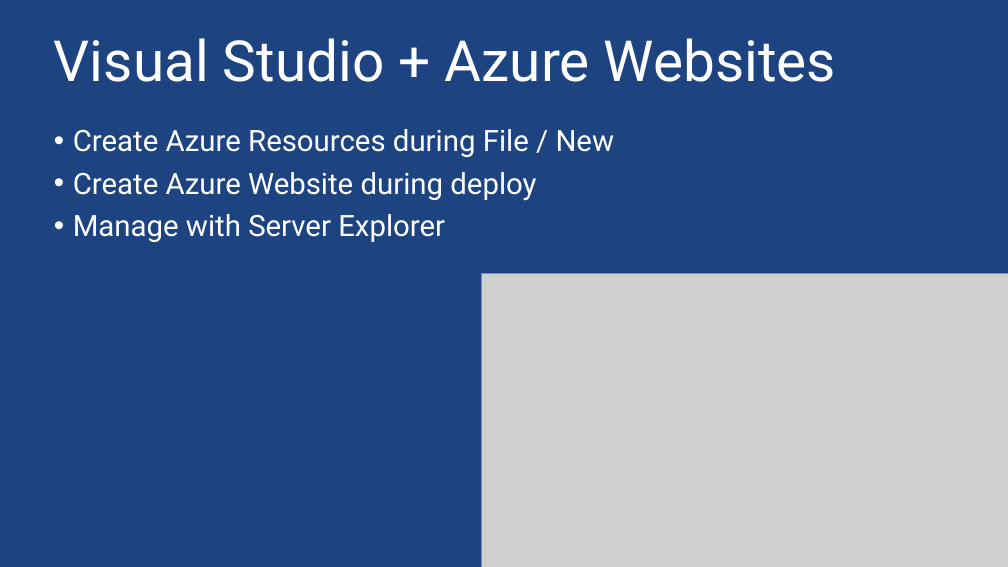
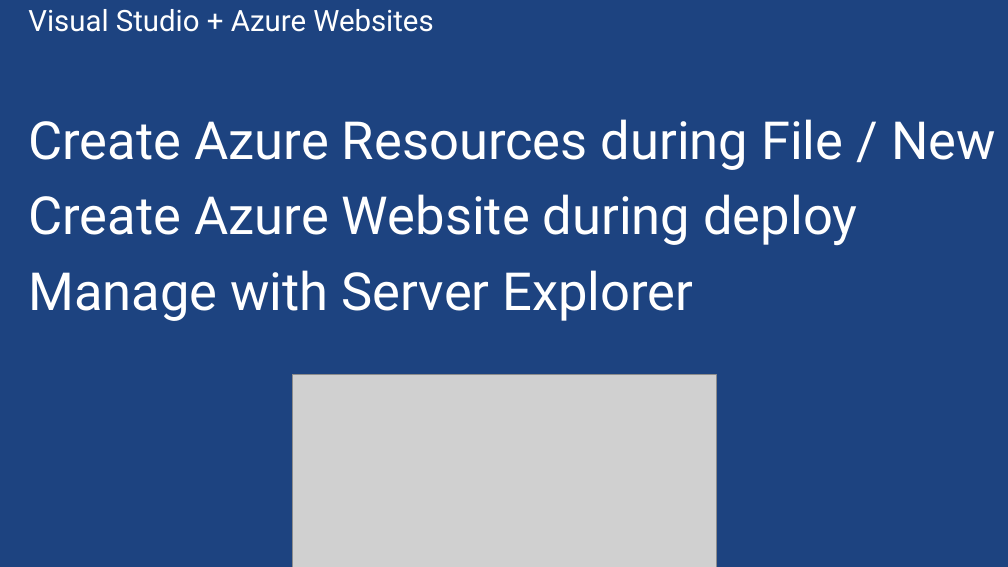
Before and after one commit to sack212/BasicAzureCamp, a slide deck: slide 7 of Web/Web.pptx. Drawn at 1008x567 pixels with LibreOffice and Linux fonts; fonts in the diff are those of the drawing; grey boxes stand for pictures; background and template pictures are left out. Boxes give left, top, right and bottom in pixels: in the first picture for what was removed or moved away, otherwise in the second. Text is boxed around its words. In the diff, an @@ line names an element or a change of style, - is before the commit and + after.

```diff
--- a/Web/Web.pptx
+++ b/Web/Web.pptx
@@ text "Create Azure Resources during File ...": place and size @@
-text "Create Azure Resources during File ..." at <box>73,129,615,242</box>
+text "Create Azure Resources during File ..." at <box>28,119,996,321</box>
@@ text "Create Azure Resources during File ..." at <box>28,119,996,321</box>: size 28 to 50 pt; bullet • to none; more space between paragraphs; vertical alignment top to middle @@
@@ title "Visual Studio + Azure Websites": place and size @@
-title "Visual Studio + Azure Websites" at <box>54,38,836,82</box>
+title "Visual Studio + Azure Websites" at <box>28,9,433,32</box>
@@ title "Visual Studio + Azure Websites" at <box>28,9,433,32</box>: size 54 to 28 pt; indent changed; vertical alignment top to middle @@
@@ picture: place and size @@
-picture at <box>481,274,1008,567</box>
+picture at <box>292,374,716,567</box>
```
Also in this commit, not shown: 10 other slides changed, 7 slides added, 7 other files.
